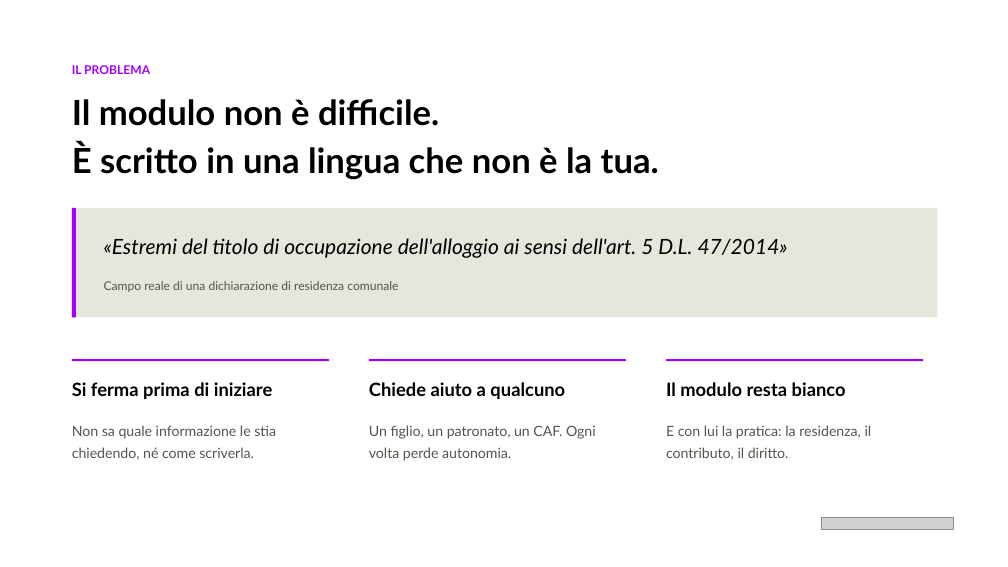
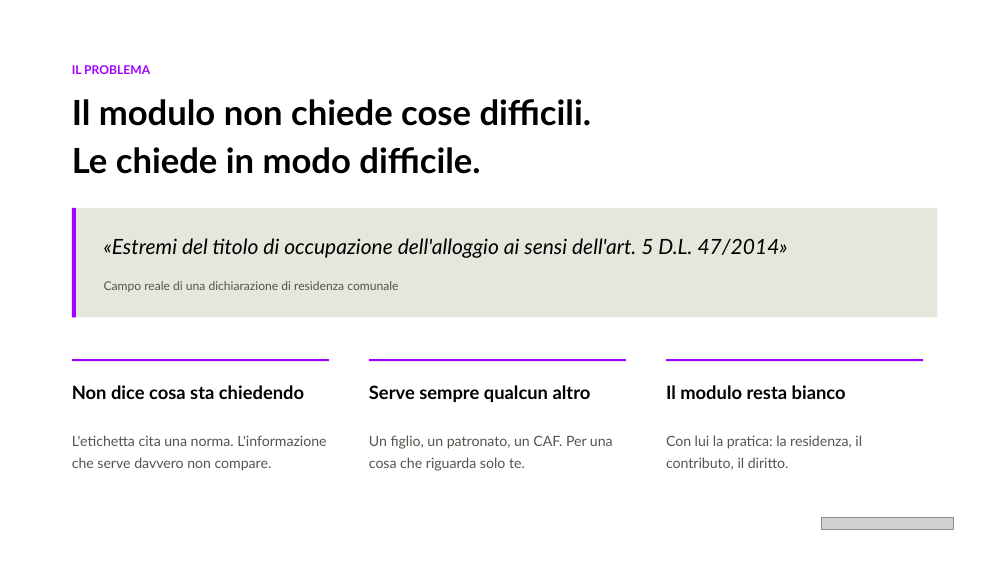
Before and after one commit to lucaCapocciAcn/hagenthon, a slide deck: slide 2 of app/presentation/un-campo-alla-volta.pptx. Drawn at 1008x567 pixels with LibreOffice and Linux fonts; fonts in the diff are those of the drawing; grey boxes stand for pictures. Boxes give left, top, right and bottom in pixels: in the first picture for what was removed or moved away, otherwise in the second. Text is boxed around its words. In the diff, an @@ line names an element or a change of style, - is before the commit and + after.

```diff
--- a/app/presentation/un-campo-alla-volta.pptx
+++ b/app/presentation/un-campo-alla-volta.pptx
@@ text at (72,99,592,174): text changed @@
-Il modulo non è difficile.
-È scritto in una lingua che non è la tua.
+Il modulo non chiede cose difficili.
+Le chiede in modo difficile.
@@ text at (72,385,304,399): text changed @@
-Si ferma prima di iniziare
+Non dice cosa sta chiedendo
@@ text at (369,385,591,402): text changed @@
-Chiede aiuto a qualcuno
+Serve sempre qualcun altro
@@ text "Il modulo resta bianco" at (666,385,846,399): line spacing 1 to 1.15 @@
@@ text at (72,435,326,471): text changed @@
-Non sa quale informazione le stia chiedendo, né come scriverla.
+L'etichetta cita una norma. L'informazione che serve davvero non compare.
@@ text at (369,435,613,471): text changed @@
-Un figlio, un patronato, un CAF. Ogni volta perde autonomia.
+Un figlio, un patronato, un CAF. Per una cosa che riguarda solo te.
@@ text at (666,435,862,470): text changed @@
-E con lui la pratica: la residenza, il contributo, il diritto.
+Con lui la pratica: la residenza, il contributo, il diritto.
```
Also in this commit, not shown: 2 other slides changed, 2 other files.
